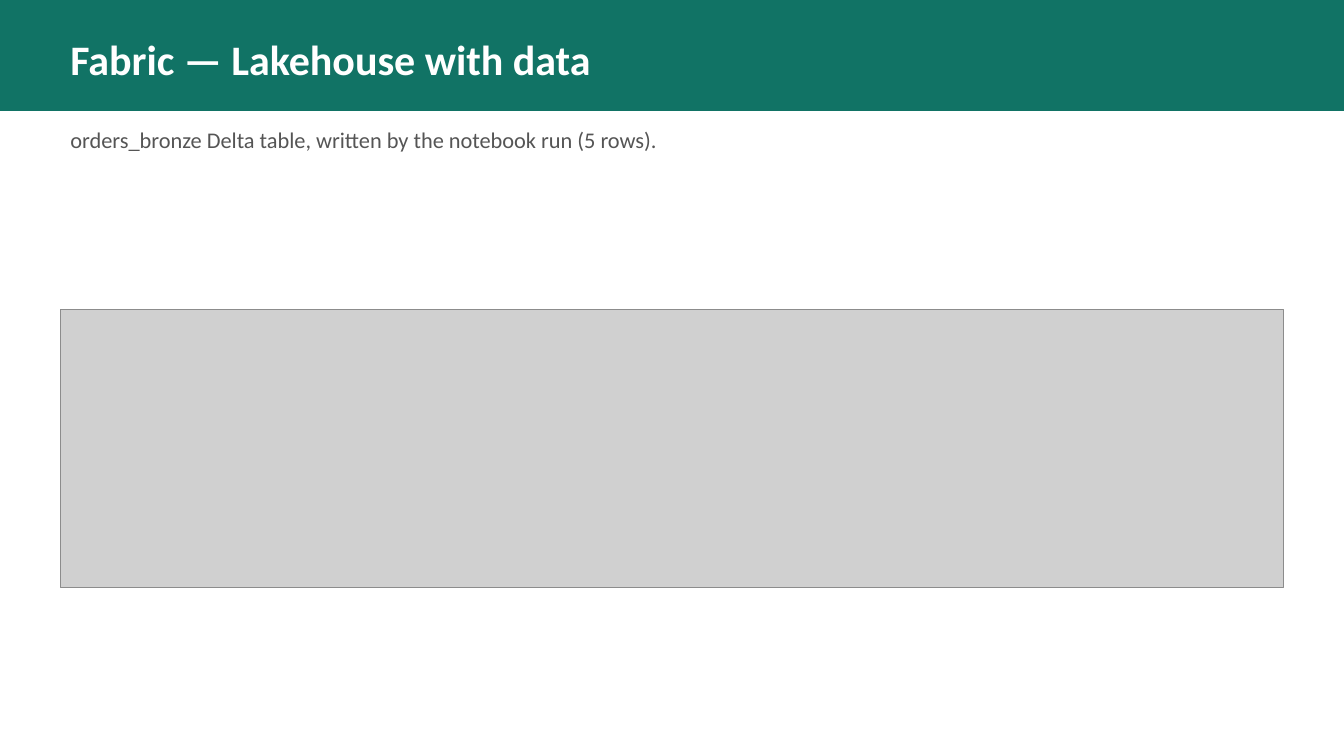
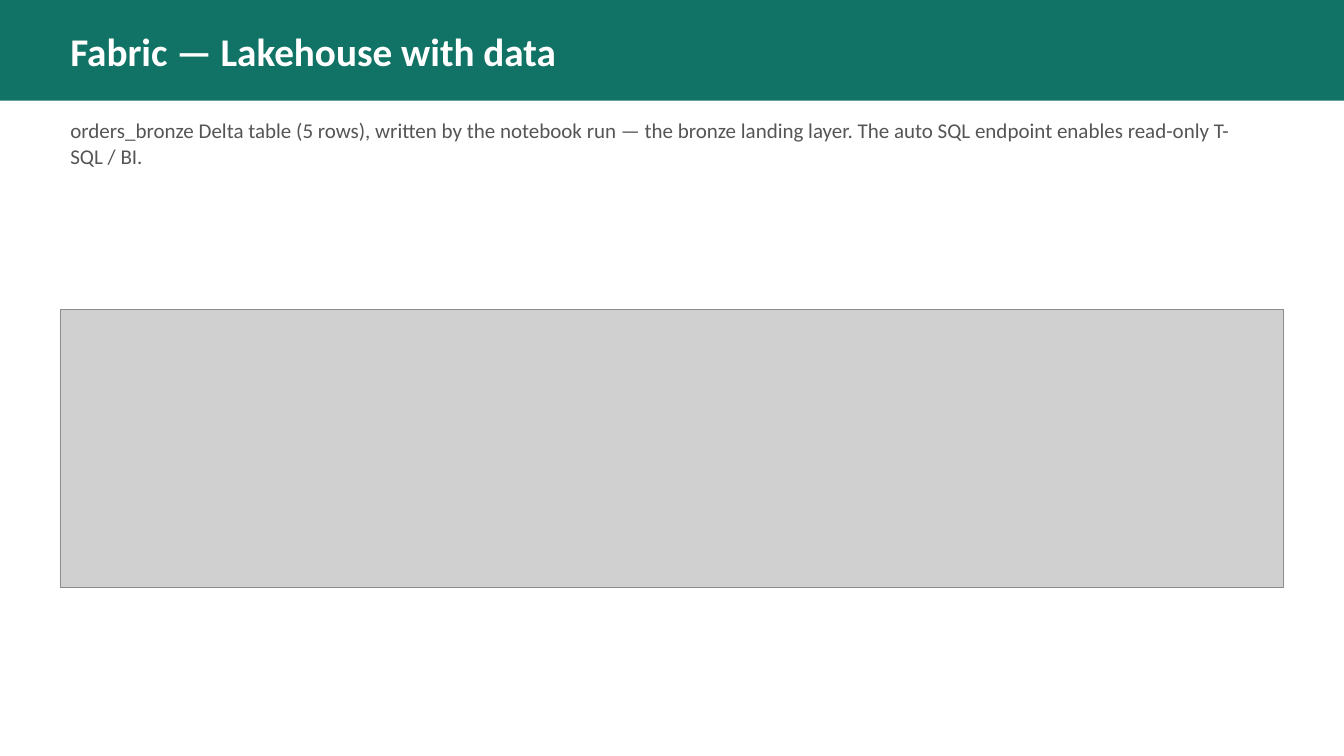
Before and after one commit to melabadi/fabric-as-code, a slide deck: slide 9 of docs/Fabric-as-Code.pptx (slide 6 before the commit). Drawn at 1344x756 pixels with LibreOffice and Linux fonts; fonts in the diff are those of the drawing; grey boxes stand for pictures. Boxes give left, top, right and bottom in pixels: in the first picture for what was removed or moved away, otherwise in the second. Text is boxed around its words. In the diff, an @@ line names an element or a change of style, - is before the commit and + after.

```diff
--- a/docs/Fabric-as-Code.pptx
+++ b/docs/Fabric-as-Code.pptx
@@ rectangle: place and size @@
-rectangle at (0, 0, 1344, 111)
+rectangle at (0, 0, 1344, 101)
@@ text "Fabric — Lakehouse with data" at (70, 38, 555, 67): size 30 to 28 pt @@
@@ text at (70, 123, 1229, 167): text changed; size 16 to 15 pt @@
-orders_bronze Delta table, written by the notebook run (5 rows).
+orders_bronze Delta table (5 rows), written by the notebook run — the bronze landing layer. The auto SQL endpoint enables read-only T-SQL / BI.
```
Also in this commit, not shown: 7 other slides changed, 5 slides added, 2 slides removed, 4 other files.
